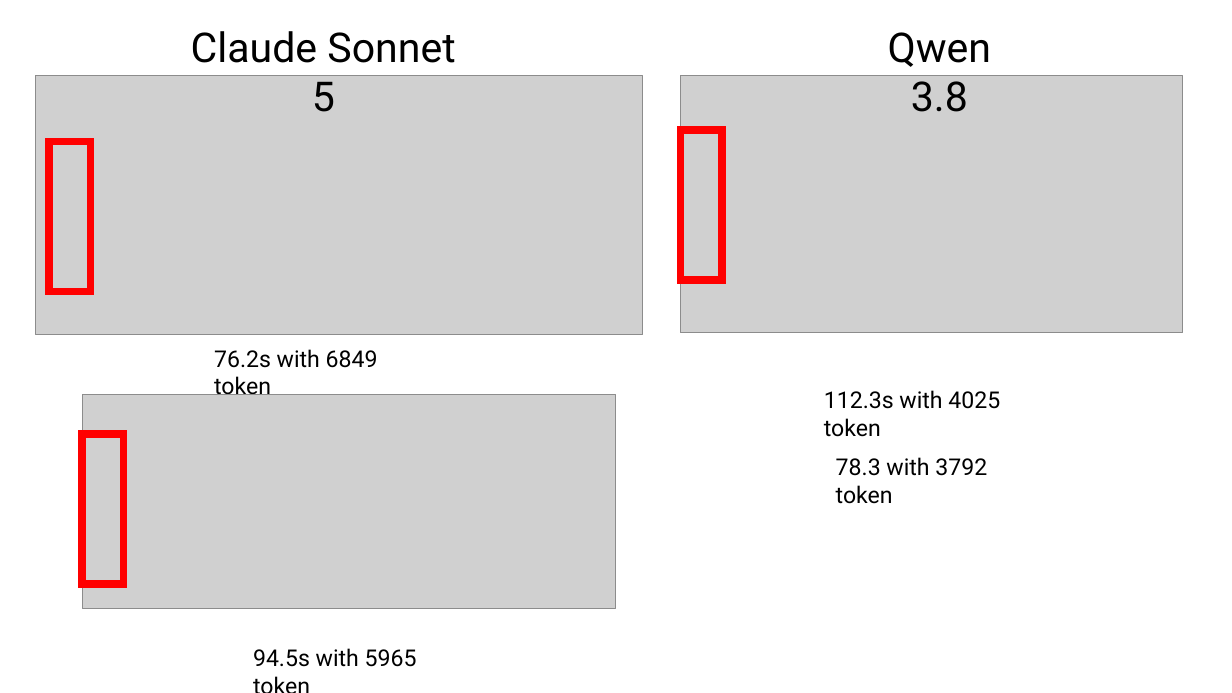
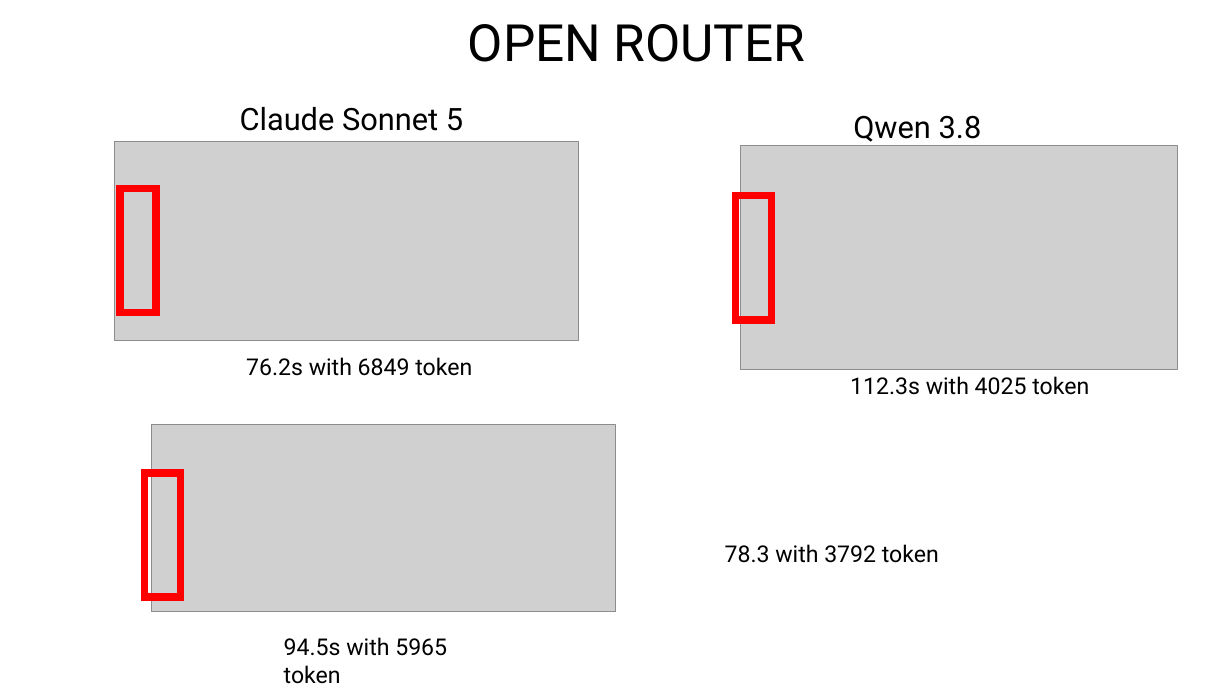
Before and after one commit to Syaziyah30/XenAnalyticTransl, a slide deck: slide 8 of Reference/briefing project.pptx. Drawn at 1232x693 pixels with LibreOffice and Linux fonts; fonts in the diff are those of the drawing; grey boxes stand for pictures. Boxes give left, top, right and bottom in pixels: in the first picture for what was removed or moved away, otherwise in the second. Text is boxed around its words. In the diff, an @@ line names an element or a change of style, - is before the commit and + after.

```diff
--- a/Reference/briefing project.pptx
+++ b/Reference/briefing project.pptx
@@ text added at (x1=468, y1=24, x2=806, y2=62), 40 pt, text #000000 @@
+OPEN ROUTER
@@ text "Claude Sonnet 5" moved from (x1=191, y1=31, x2=455, y2=112) to (x1=240, y1=107, x2=463, y2=131) @@
@@ text "Claude Sonnet 5" at (x1=240, y1=107, x2=463, y2=131): size 32 to 24 pt @@
@@ text "Qwen 3.8" at (x1=853, y1=115, x2=982, y2=147): size 32 to 24 pt @@
@@ text "Qwen 3.8" moved from (x1=888, y1=32, x2=992, y2=112) to (x1=853, y1=115, x2=982, y2=147) @@
@@ picture resized from (x1=35, y1=76, x2=642, y2=335) to (x1=115, y1=141, x2=579, y2=340) @@
@@ picture resized from (x1=680, y1=76, x2=1183, y2=334) to (x1=740, y1=146, x2=1177, y2=370) @@
@@ rectangle resized from (x1=49, y1=141, x2=91, y2=291) to (x1=120, y1=189, x2=156, y2=312) @@
@@ rectangle resized from (x1=680, y1=130, x2=722, y2=280) to (x1=736, y1=196, x2=772, y2=320) @@
@@ text "76.2s with 6849 token" rewrapped from (x1=214, y1=349, x2=378, y2=395) to (x1=246, y1=357, x2=472, y2=376) @@
@@ text "112.3s with 4025 token" rewrapped from (x1=824, y1=390, x2=1000, y2=437) to (x1=850, y1=376, x2=1089, y2=395) @@
@@ picture resized from (x1=82, y1=394, x2=616, y2=608) to (x1=152, y1=425, x2=616, y2=612) @@
@@ rectangle resized from (x1=82, y1=434, x2=124, y2=584) to (x1=144, y1=473, x2=180, y2=597) @@
@@ text "78.3 with 3792 token" rewrapped from (x1=836, y1=457, x2=987, y2=504) to (x1=725, y1=544, x2=939, y2=563) @@
@@ text "94.5s with 5965 token" rewrapped from (x1=253, y1=648, x2=417, y2=667) to (x1=284, y1=637, x2=447, y2=684) @@
```
Also in this commit, not shown: 1 other slide changed, 2 slides added, 3 other files.
